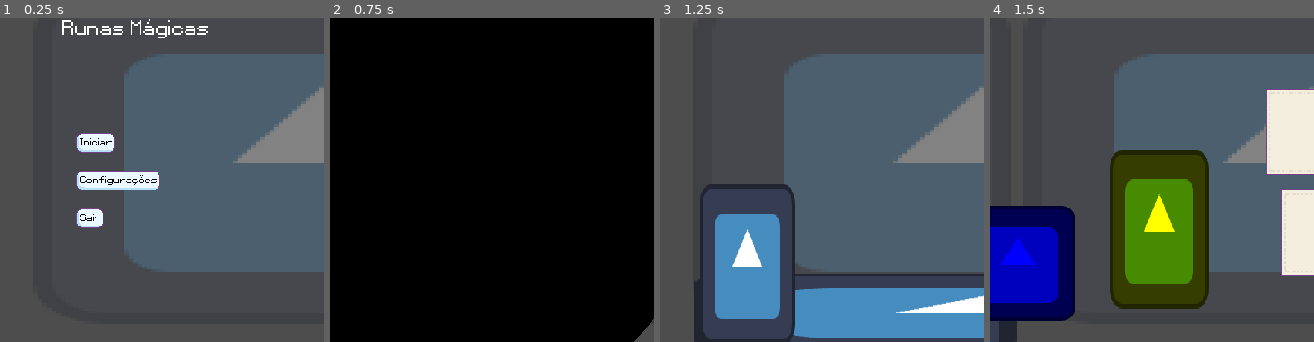
Above: before the commit, frames 1-4 (left to right).
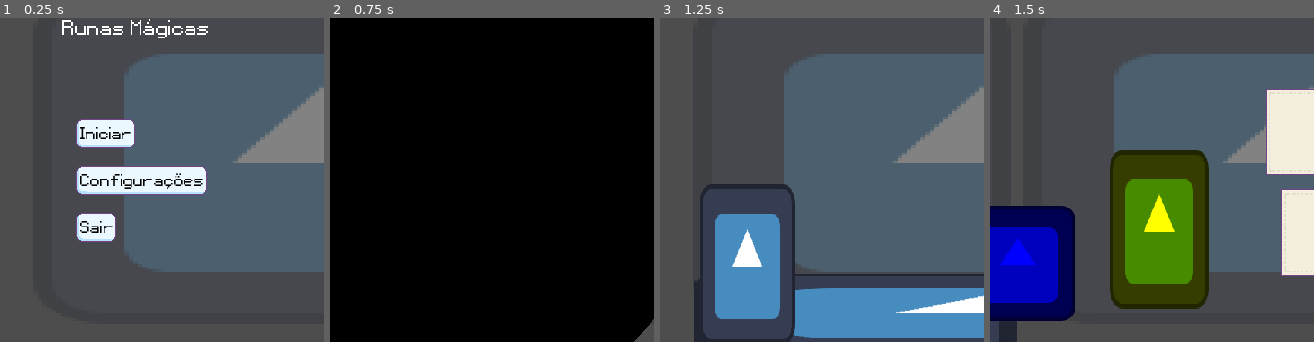
Above: after the commit, the same moments.

Repository: luankaike-code/felpo-jam-2026
Game: Godot game, scene res://scenes/screens/root_game.tscn
Two runs of this game, one before a commit and one after it. Both use one fixed random seed, a clock stepped at 60 frames per second and the inputs below. The engine's default icon, where the game draws it, is replaced by a stand-in: a white triangle on a blue panel in a dark square.
Inputs (mouse positions are % of the whole screen's width and height, from its top left):
- Up to frame 1 (0.25 s): no input
- Up to frame 2 (0.75 s): click (15, 48) at 0.52 s
- Up to frame 3 (1.25 s): no input
- Up to frame 4 (1.5 s): tap Enter (ui_accept) at 1.25 s; move the mouse to (72, 45) at 1.27 s; hold Right (ui_right) from 1.28 s (still down); click (72, 45) at 1.42 s
The pictures show only the part of the screen within x 0-50%, y 28-78%; the shares and areas given below are measured in that part.

The runs differ from the first frame. In frame 1, 5.0% of the frame differs, in the area x 23-64%, y 31-70%; in frame 2, nothing differs; in frame 3, nothing differs; in frame 4, nothing differs.

Commit message:
Update font

Diff:
--- a/felpojam-2026-game-code/project.godot
+++ b/felpojam-2026-game-code/project.godot
@@ -28,6 +28,10 @@
 window/size/resizable=false
 window/stretch/mode="canvas_items"
 
+[gui]
+
+fonts/dynamic_fonts/use_oversampling=false
+
 [physics]
 
 3d/physics_engine="Jolt Physics"
--- a/felpojam-2026-game-code/scenes/HUD/speech_bubble.tscn
+++ b/felpojam-2026-game-code/scenes/HUD/speech_bubble.tscn
@@ -2,7 +2,7 @@
 
 [ext_resource type="Texture2D" uid="uid://bmaxq32uopw40" path="res://assets/images/speech_bubble.png" id="1_3j60d"]
 [ext_resource type="Script" uid="uid://dggtt4nc4r4l8" path="res://scripts/HUD/speech_bubble.gd" id="1_bhfoy"]
-[ext_resource type="FontFile" uid="uid://pl6s2y6bce4c" path="res://assets/Tiny5-Regular.ttf" id="2_b5rqg"]
+[ext_resource type="LabelSettings" uid="uid://ckpsmscigpqim" path="res://styles/label.tres" id="3_564ic"]
 [ext_resource type="Script" uid="uid://c8bo8naw8qjrt" path="res://scripts/state_machine/state_machine.gd" id="4_nol6i"]
 [ext_resource type="Script" uid="uid://bbb8h8lmo8ixp" path="res://scripts/states/speech_bubble/typing.gd" id="5_ews8o"]
 [ext_resource type="Script" uid="uid://lpsw8gsek0c8" path="res://scripts/states/speech_bubble/idle.gd" id="6_564ic"]
@@ -35,12 +35,10 @@
 metadata/_edit_use_anchors_ = true
 
 [node name="Label" type="Label" parent="MarginContainer" unique_id=950545125]
-custom_minimum_size = Vector2(120, 0)
+custom_minimum_size = Vector2(200, 0)
 layout_mode = 2
-theme_override_colors/font_color = Color(0, 0, 0, 1)
-theme_override_constants/line_spacing = 0
-theme_override_fonts/font = ExtResource("2_b5rqg")
-theme_override_font_sizes/font_size = 8
+text = "É um prazer conhece-lo runista,"
+label_settings = ExtResource("3_564ic")
 autowrap_mode = 2
 
 [node name="StateMachine" type="Node" parent="." unique_id=1445949223]
--- a/felpojam-2026-game-code/scenes/HUD/sprite_button.tscn
+++ b/felpojam-2026-game-code/scenes/HUD/sprite_button.tscn
@@ -3,6 +3,7 @@
 [ext_resource type="Texture2D" uid="uid://dgoled4de2qeq" path="res://assets/images/button.png" id="1_6s3wx"]
 [ext_resource type="Script" uid="uid://dd84rauav7tdk" path="res://scripts/HUD/sprite_button.gd" id="1_jtmg5"]
 [ext_resource type="FontFile" uid="uid://bi7lywa6va6oq" path="res://assets/pixeleum-48.ttf" id="2_ll7c4"]
+[ext_resource type="LabelSettings" uid="uid://ckpsmscigpqim" path="res://styles/label.tres" id="4_nh7yj"]
 
 [node name="SpriteButton" type="MarginContainer" unique_id=1657631145]
 anchors_preset = -1
@@ -30,9 +31,9 @@
 
 [node name="Label" type="Label" parent="MarginContainer" unique_id=1776598154]
 layout_mode = 2
-theme_override_colors/font_color = Color(0, 0, 0, 1)
 theme_override_fonts/font = ExtResource("2_ll7c4")
-theme_override_font_sizes/font_size = 10
+text = "isso é util?"
+label_settings = ExtResource("4_nh7yj")
 
 [node name="Button" type="TextureButton" parent="." unique_id=1458037410]
 layout_mode = 2
--- /dev/null
+++ b/felpojam-2026-game-code/scripts/data/rune_statistic_obj.gd
@@ -0,0 +1,6 @@
+class_name RuneStatisticObj extends Resource
+
+
+
+func _init() -> void:
+	pass
--- a/felpojam-2026-game-code/styles/label.tres
+++ b/felpojam-2026-game-code/styles/label.tres
@@ -3,4 +3,6 @@
 [ext_resource type="FontFile" uid="uid://bi7lywa6va6oq" path="res://assets/pixeleum-48.ttf" id="1_4yvjy"]
 
 [resource]
+line_spacing = 0.0
 font = ExtResource("1_4yvjy")
+font_color = Color(0, 0, 0, 1)
Not shown, added: felpojam-2026-game-code/scripts/data/rune_statistic_obj.gd.uid
